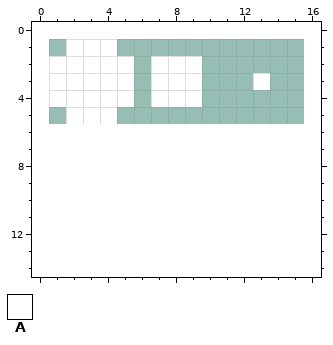
A pixel-art file gets an edit: 1 - bunny/particles/particles.aseprite. This is how it looked before the edit.
15x5 pixels, 1 frame. Shown: x 0..16, y 0..14. The old version is drawn lined up with the new one, on the new canvas.
Palette (. is transparent): A #ffffff
Pixels before, first column x 1:
1 .AAA.........
2 AAAAA.AAA....
3 AAAAA.AAA...A
4 AAAAA.AAA....
5 .AAA.........
New version:
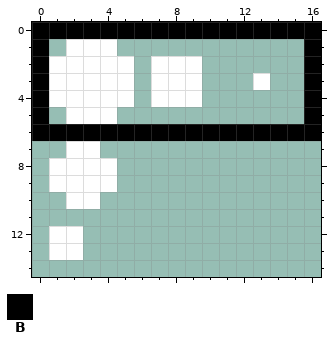
Colours new in this view: B #000000
Edits made:
canvas 15x5 -> 17x23, the old top-left corner now at 1,1
Changed rows in their new state; - is an unchanged pixel.
first column x 0:
 0 BBBBBBBBBBBBBBBBB
 1 B---------------B
 2 B---------------B
 3 B---------------B
 4 B---------------B
 5 B---------------B
 6 BBBBBBBBBBBBBBBBB
 7 --AA-------------
 8 -AAAA------------
 9 -AAAA------------
10 --AA-------------
12 -AA--------------
13 -AA--------------
Where, in picture pixels (left, top, right, bottom), the same in both pictures:
added: (32, 22, 321, 260)
